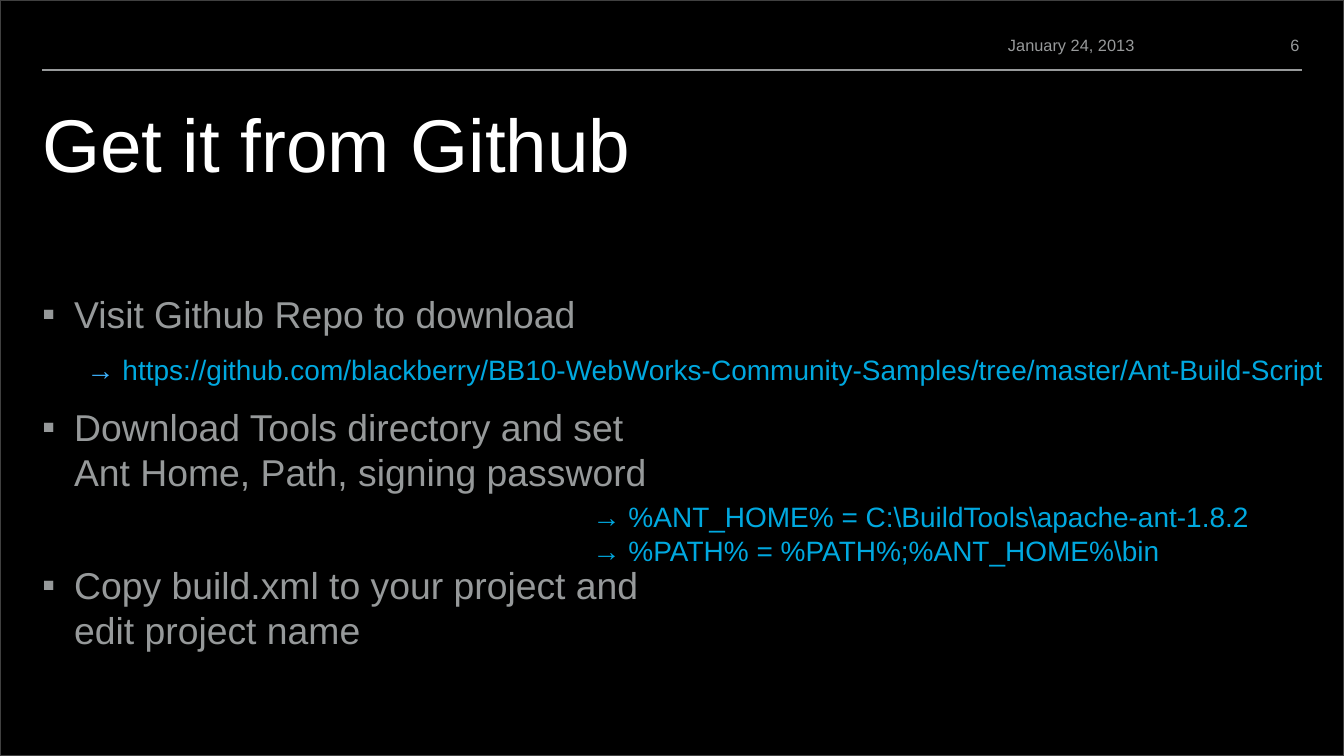
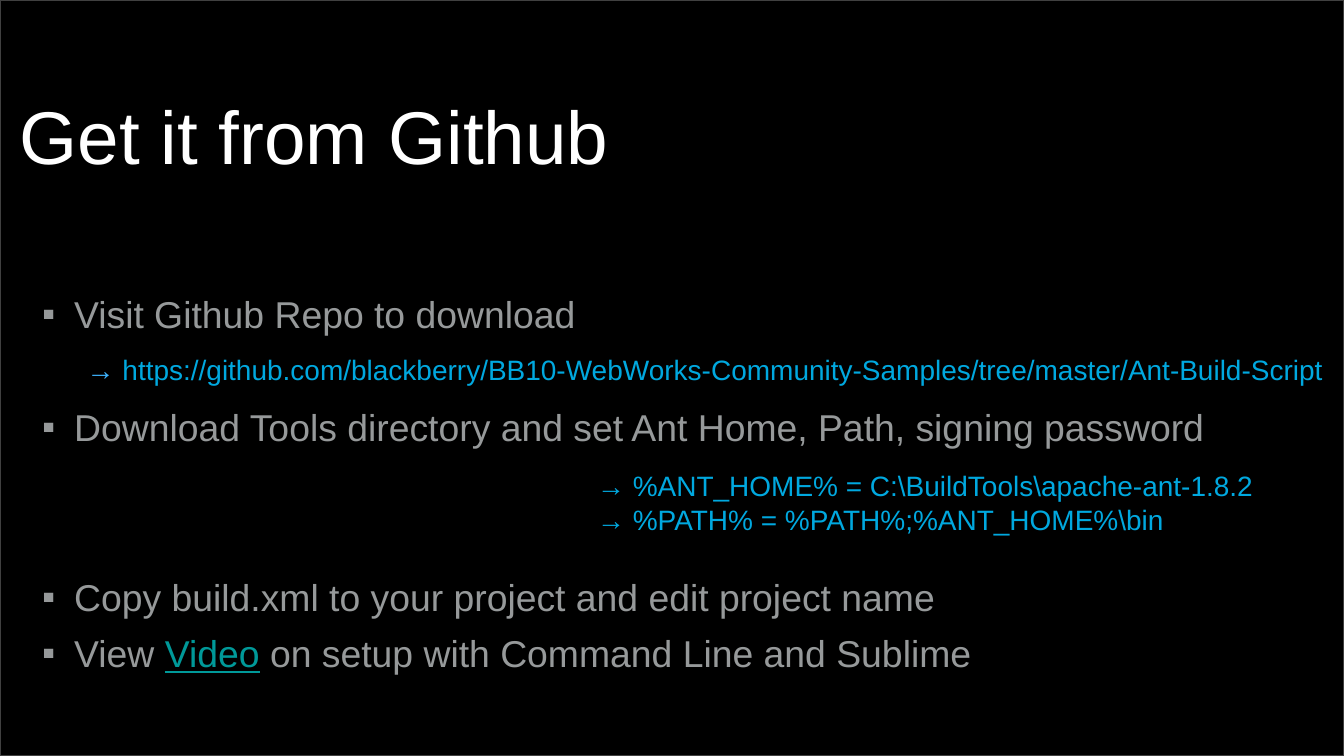
Before and after one commit to blackberry/BB10-WebWorks-Community-Samples, a slide deck: slide 7 of Ant-Build-Script/WebWorksBuildScript.pptx (slide 6 before the commit). Drawn at 1344x756 pixels with LibreOffice and Linux fonts; fonts in the diff are those of the drawing; background and template pictures are left out. Boxes give left, top, right and bottom in pixels: in the first picture for what was removed or moved away, otherwise in the second. Text is boxed around its words. In the diff, an @@ line names an element or a change of style, - is before the commit and + after.

```diff
--- a/Ant-Build-Script/WebWorksBuildScript.pptx
+++ b/Ant-Build-Script/WebWorksBuildScript.pptx
@@ title "Get it from Github": place and size @@
-title "Get it from Github" at <box>42,118,631,173</box>
+title "Get it from Github" at <box>20,110,609,165</box>
@@ title "Get it from Github" at <box>20,110,609,165</box>: vertical alignment top to bottom @@
@@ text at <box>1008,39,1134,55</box>: text changed; size 14 to 18 pt; text colour #989A9B to #000000 @@
-January 24, 2013
+April 17, 2013
@@ text "April 17, 2013" at <box>1008,34,1260,55</box>: vertical alignment bottom to top @@
@@ page number at <box>1260,34,1299,55</box>: vertical alignment bottom to top @@
@@ page number at <box>1290,39,1299,51</box>: text changed; size 14 to 18 pt; text colour #96999A to #000000 @@
-6
+7
@@ line removed from (43, 70) to (1302, 70) @@
@@ text "Visit Github Repo to download" at <box>74,301,1204,675</box>: columns 2 to 1 @@
@@ text "→ %ANT_HOME% = C:\BuildTools\apache-ant-1.8.2": place and size @@
-text "→ %ANT_HOME% = C:\BuildTools\apache-ant-1.8.2" at <box>628,506,1249,566</box>
+text "→ %ANT_HOME% = C:\BuildTools\apache-ant-1.8.2" at <box>633,475,1253,535</box>
@@ text at <box>74,640,971,675</box>: paragraph added @@
+▪ View Video on setup with Command Line and Sublime
```
Also in this commit, not shown: 5 other slides changed, 1 slide added, 1 other file.
